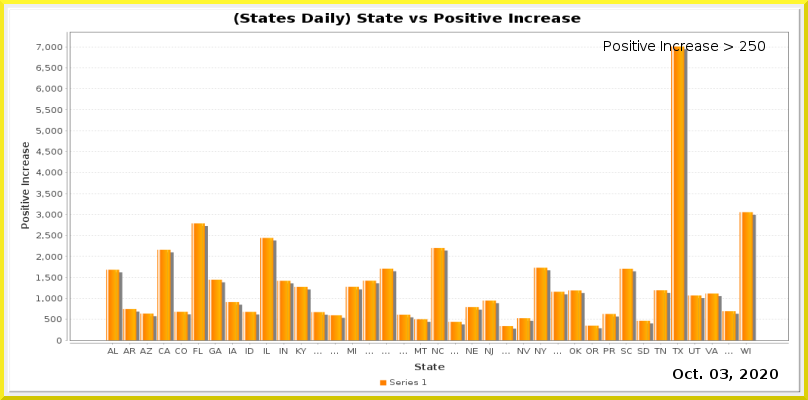
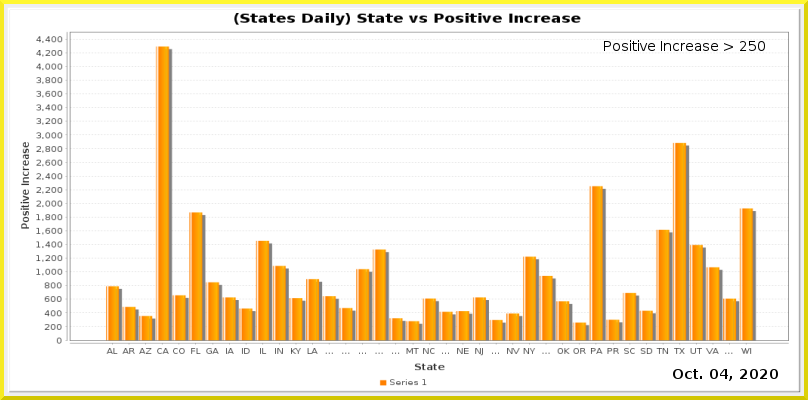
Revision of a layered w=808, h=400 image; what changed, layer by layer:
painted on "Current Date" over (720, 369, 728, 379)
painted on "Date_vs_TestIncrease.png" over (36, 36, 789, 356)
